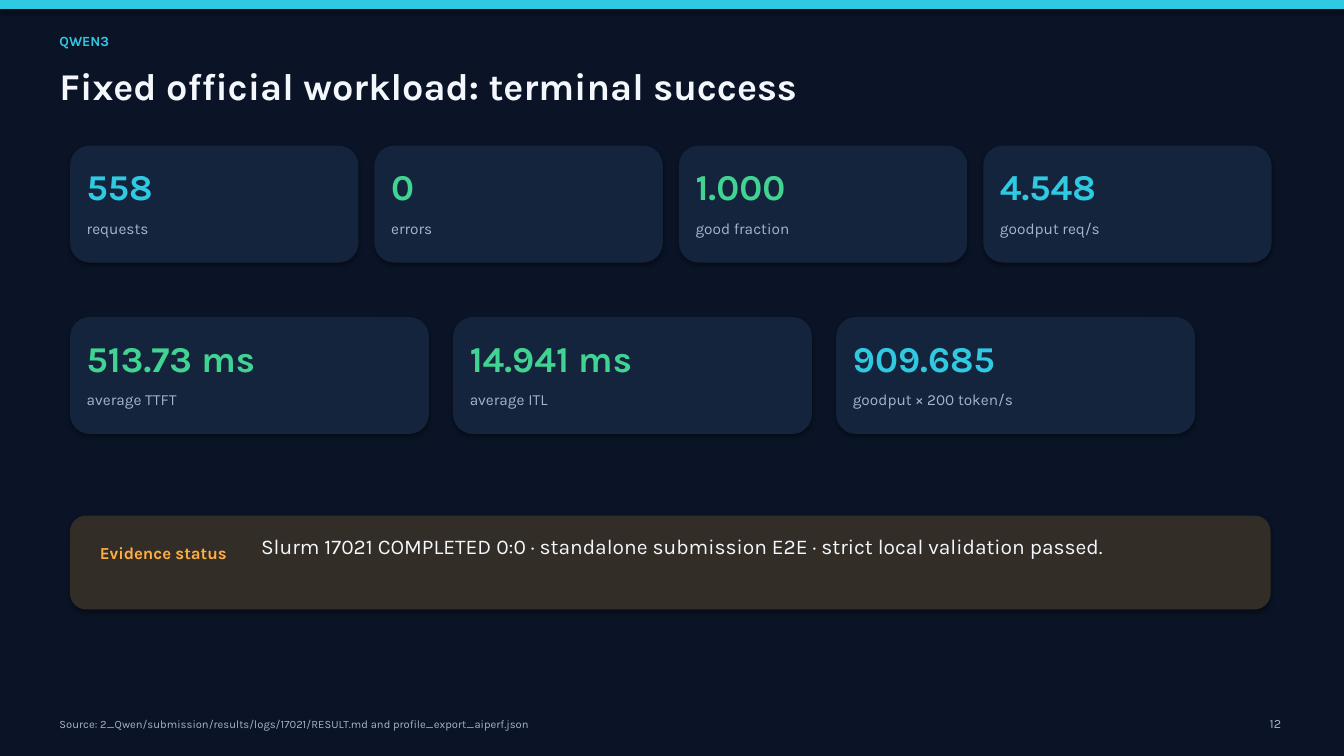
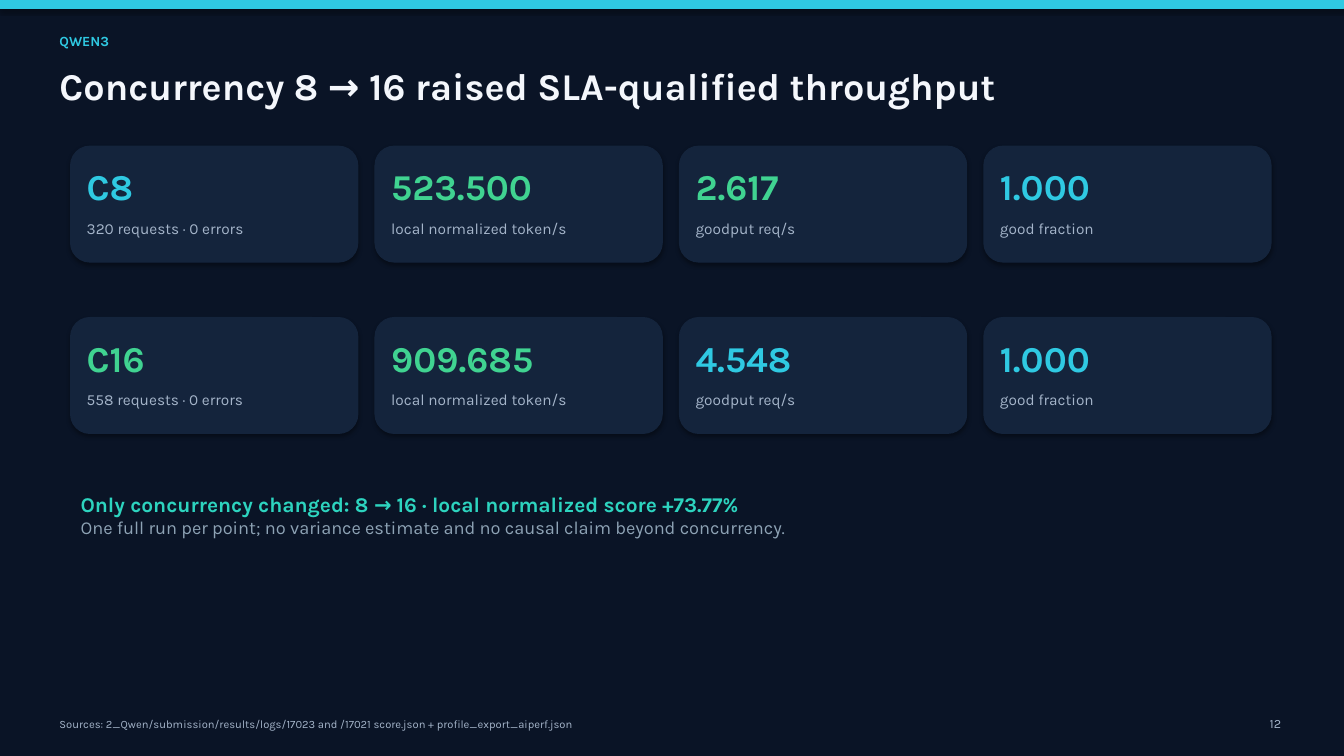
Before and after one commit to 2026-APAC-HPC-AI-Tokyo-Rapids/2_Qwen, a slide deck: slide 12 of presentation/team_presentation.pptx. Drawn at 1344x756 pixels with LibreOffice and Linux fonts; fonts in the diff are those of the drawing. Boxes give left, top, right and bottom in pixels: in the first picture for what was removed or moved away, otherwise in the second. Text is boxed around its words. In the diff, an @@ line names an element or a change of style, - is before the commit and + after.

Commit message:
[skip ci] Record controlled Qwen concurrency comparison
Preserve the successful Firmus concurrency-8 evidence from Actions 34734863213 and Slurm 17023 beside the terminal concurrency-16 result. The two full official-workload runs differ in the declared execution path only by concurrency, and the documentation records the observed 73.77% local-score increase while limiting the conclusion to one run per point.

Update the combined interview deck with the controlled comparison, correct OpenFOAM stage facts and Qwen score labels, remove causal overstatements, and repair the PPTX package metadata to 16:9 with 17 slides. Refresh the concurrency-16 evidence wording to distinguish the locally normalized score from raw AIPerf throughput.

```diff
--- a/presentation/team_presentation.pptx
+++ b/presentation/team_presentation.pptx
@@ text at [59, 73, 996, 109]: text changed @@
-Fixed official workload: terminal success
+Concurrency 8 → 16 raised SLA-qualified throughput
@@ text at [87, 176, 134, 201]: text changed @@
-558
+C8
@@ text at [391, 176, 532, 201]: text changed @@
-0
+523.500
@@ text at [696, 176, 779, 201]: text changed @@
-1.000
+2.617
@@ text at [1000, 176, 1090, 201]: text changed @@
-4.548
+1.000
@@ text at [87, 224, 243, 238]: text changed @@
-requests
+320 requests · 0 errors
@@ text at [391, 223, 567, 235]: text changed @@
-errors
+local normalized token/s
@@ text at [696, 223, 795, 238]: text changed @@
-good fraction
+goodput req/s
@@ text at [1000, 223, 1093, 238]: text changed @@
-goodput req/s
+good fraction
@@ rounded rectangle: place and size @@
-rounded rectangle at [71, 318, 429, 434]
+rounded rectangle at [71, 318, 358, 434]
@@ rounded rectangle: place and size @@
-rounded rectangle at [454, 318, 812, 434]
+rounded rectangle at [375, 318, 662, 434]
@@ rounded rectangle: place and size @@
-rounded rectangle at [837, 318, 1195, 434]
+rounded rectangle at [680, 318, 967, 434]
@@ rounded rectangle added at [984, 318, 1271, 434], fill #14243C, outline #14243C 0.75 pt @@
@@ text at [87, 348, 145, 373]: text changed @@
-513.73 ms
+C16
@@ text "909.685": place and size @@
-text "909.685" at [853, 348, 995, 373]
+text "909.685" at [391, 348, 533, 373]
@@ text "909.685" at [391, 348, 533, 373]: text colour #2FC9E2 to #40D391 @@
@@ text removed at [470, 348, 632, 373] @@
-14.941 ms
@@ text added at [696, 348, 792, 373], 26 pt, text #2FC9E2, bold @@
+4.548
@@ text added at [1000, 348, 1090, 373], 26 pt, text #2FC9E2, bold @@
+1.000
@@ text at [87, 395, 243, 409]: text changed @@
-average TTFT
+558 requests · 0 errors
@@ text at [391, 394, 567, 406]: text changed @@
-average ITL
+local normalized token/s
@@ text at [696, 394, 795, 409]: text changed @@
-goodput × 200 token/s
+goodput req/s
@@ text added at [1000, 394, 1093, 409], 11 pt, text #A5B5CA @@
+good fraction
@@ text added at [81, 497, 785, 539], 13 pt, text #8EA3B5 @@
+Only concurrency changed: 8 → 16 · local normalized score +73.77%
+One full run per point; no variance estimate and no causal claim beyond concurrency.
@@ rounded rectangle removed at [71, 516, 1270, 609] @@
@@ text removed at [261, 539, 1103, 559] @@
-Slurm 17021 COMPLETED 0:0 · standalone submission E2E · strict local validation passed.
@@ text removed at [100, 547, 226, 559] @@
-Evidence status
@@ text at [59, 720, 573, 731]: text changed @@
-Source: 2_Qwen/submission/results/logs/17021/RESULT.md and profile_export_aiperf.json
+Sources: 2_Qwen/submission/results/logs/17023 and /17021 score.json + profile_export_aiperf.json
```
Also in this commit, not shown: 5 other slides changed, 1 slide added, 1 slide removed, 30 other files.
